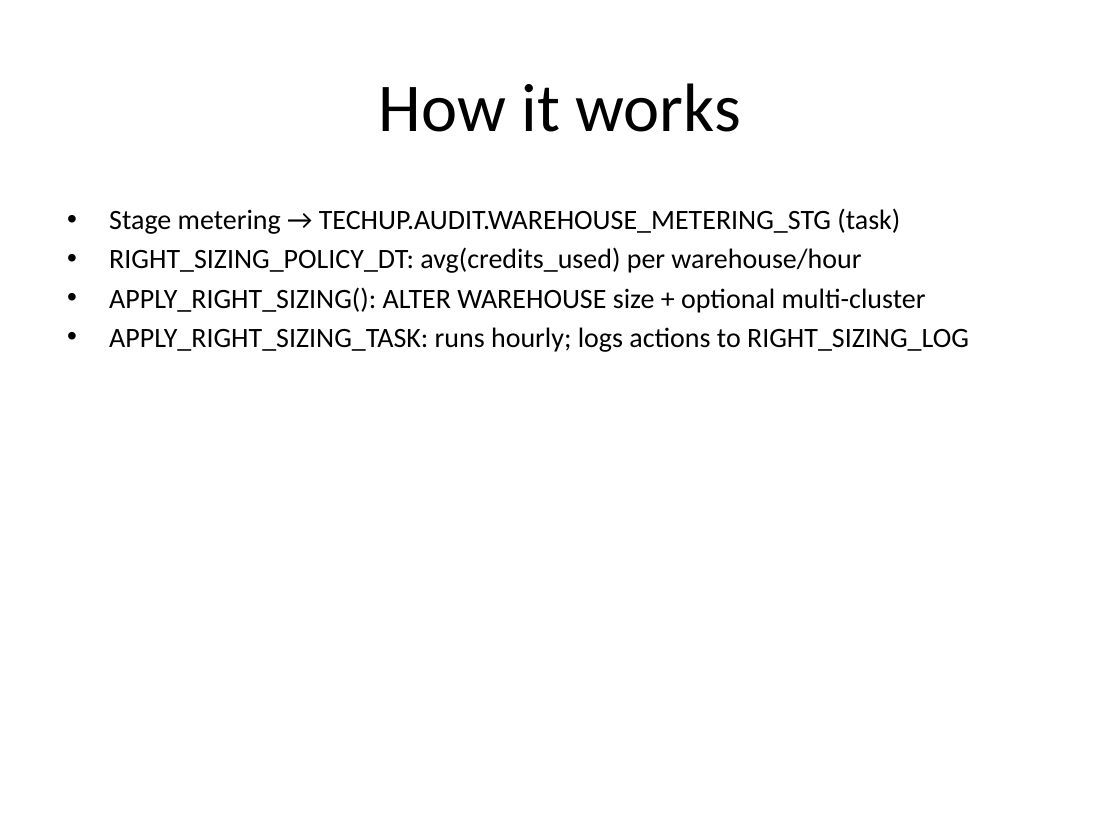
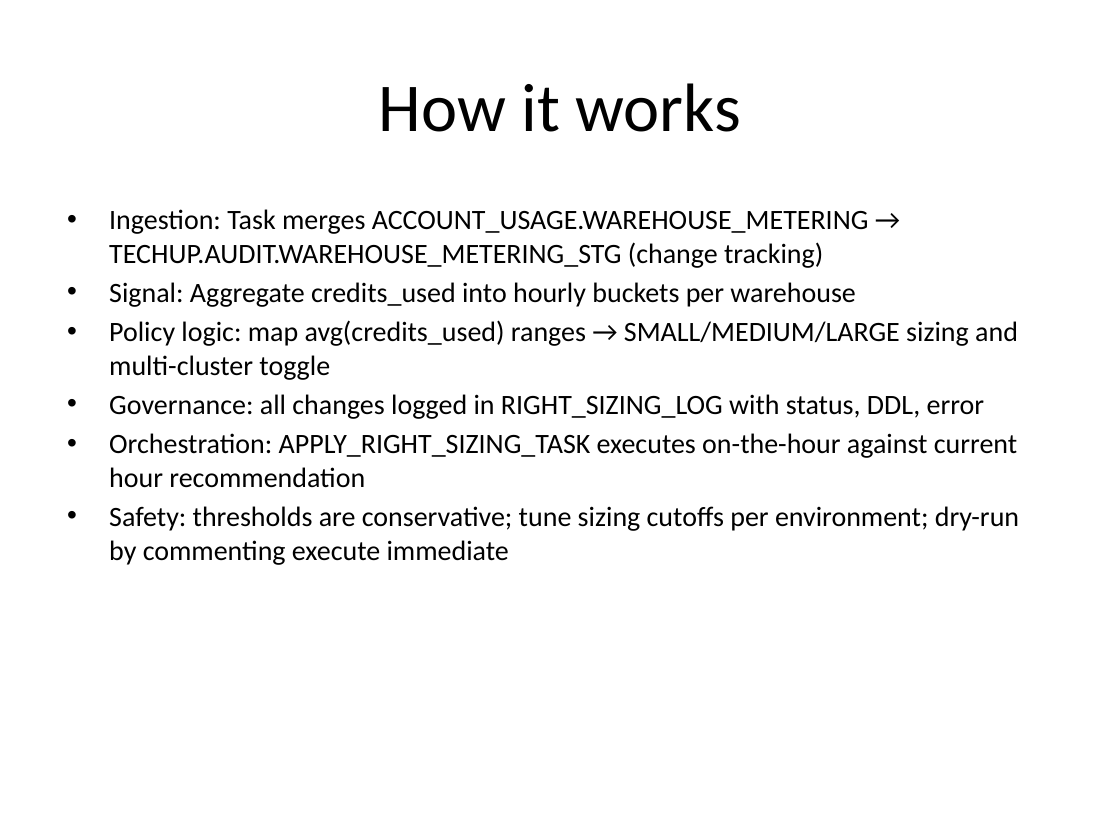
Before and after one commit to sfc-gh-tracker/TechUp, a slide deck: slide 2 of Adaptive Right-Sizing/overview.pptx. Drawn at 1120x840 pixels with LibreOffice and Linux fonts; fonts in the diff are those of the drawing. Boxes give left, top, right and bottom in pixels: in the first picture for what was removed or moved away, otherwise in the second. Text is boxed around its words. In the diff, an @@ line names an element or a change of style, - is before the commit and + after.

Commit message:
Slides: enrich Adaptive Right-Sizing deck with deeper how-it-works details

```diff
--- a/Adaptive Right-Sizing/overview.pptx
+++ b/Adaptive Right-Sizing/overview.pptx
@@ text at [109,209,1019,565]: text changed @@
-• Stage metering → TECHUP.AUDIT.WAREHOUSE_METERING_STG (task)
-• RIGHT_SIZING_POLICY_DT: avg(credits_used) per warehouse/hour
-• APPLY_RIGHT_SIZING(): ALTER WAREHOUSE size + optional multi-cluster
-• APPLY_RIGHT_SIZING_TASK: runs hourly; logs actions to RIGHT_SIZING_LOG
+• Ingestion: Task merges ACCOUNT_USAGE.WAREHOUSE_METERING → TECHUP.AUDIT.WAREHOUSE_METERING_STG (change tracking)
+• Signal: Aggregate credits_used into hourly buckets per warehouse
+• Policy logic: map avg(credits_used) ranges → SMALL/MEDIUM/LARGE sizing and multi-cluster toggle
+• Governance: all changes logged in RIGHT_SIZING_LOG with status, DDL, error
+• Orchestration: APPLY_RIGHT_SIZING_TASK executes on-the-hour against current hour recommendation
+• Safety: thresholds are conservative; tune sizing cutoffs per environment; dry-run by commenting execute immediate
```
Also in this commit, not shown: 1 other slide changed, 1 other file.
